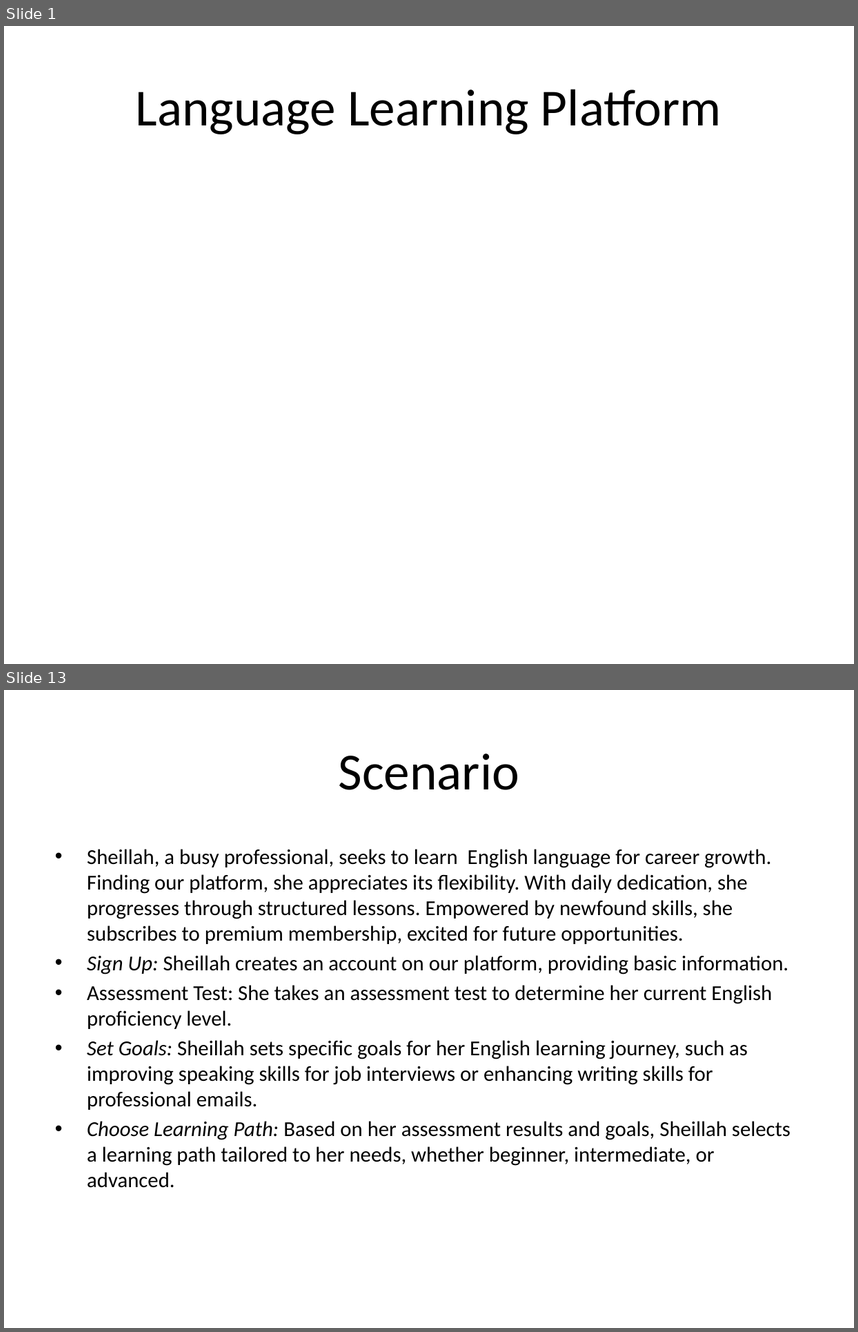
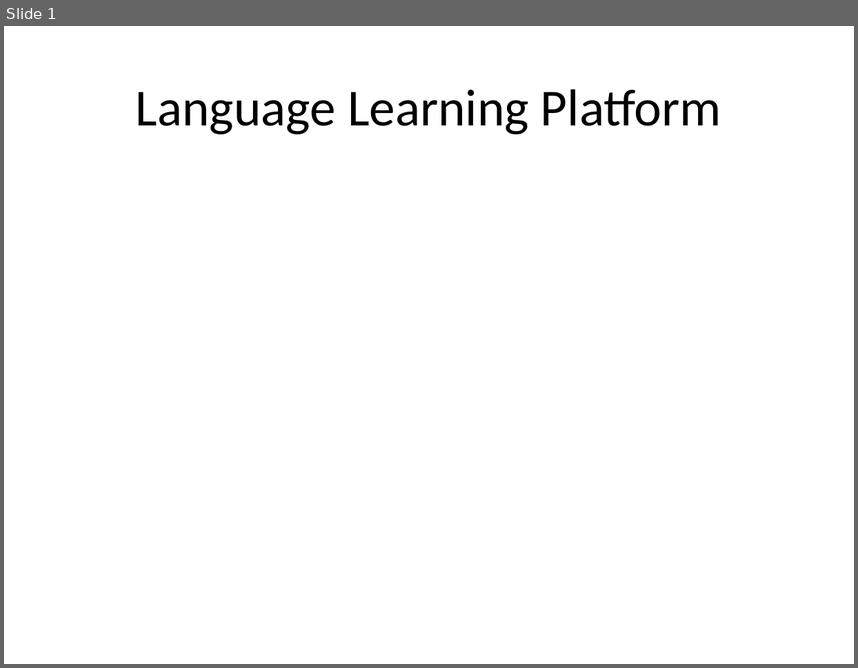
Before and after one commit to VictorMK22/PixelPioneers, a slide deck: Presentation1.pptx. Shown one above the other, each under a label of ours: slides 1 and 13 before the commit, slide 1 after it; the slides between them are not shown. The pictures are 858x1332 and 858x668 pixels, drawn with LibreOffice and Linux fonts; fonts in the diff are those of the drawing. Boxes give left, top, right and bottom in pixels: in the first picture for what was removed or moved away, otherwise in the second. Text is boxed around its words. In the diff, an @@ line names an element or a change of style, - is before the commit and + after.

```diff
--- a/Presentation1.pptx
+++ b/Presentation1.pptx
@@ slide 13 removed at [4,690,854,1328], background #FFFFFF @@
@@ title removed at [339,753,519,790] @@
-Scenario
@@ text removed at [87,849,791,1187] @@
-• Sheillah, a busy professional, seeks to learn English language for career growth. Finding our platform, she appreciates its flexibility. With daily dedication, she progresses through structured lessons. Empowered by newfound skills, she subscribes to premium membership, excited for future opportunities.
-• Sign Up: Sheillah creates an account on our platform, providing basic information.
-• Assessment Test: She takes an assessment test to determine her current English proficiency level.
-• Set Goals: Sheillah sets specific goals for her English learning journey, such as improving speaking skills for job interviews or enhancing writing skills for professional emails.
-• Choose Learning Path: Based on her assessment results and goals, Sheillah selects a learning path tailored to her needs, whether beginner, intermediate, or advanced.
```
Also in this commit, not shown: 3 slides changed, 29 slides added, 12 other slides removed, 2 other files.
